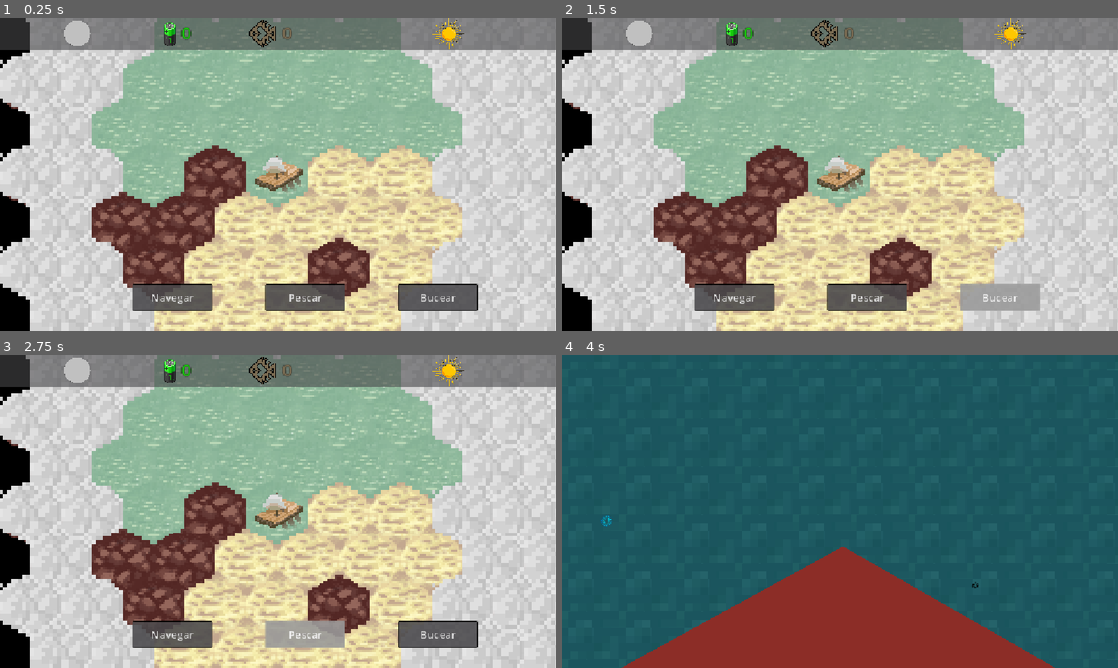
Above: before the commit, frames 1-4 (two rows, left to right).
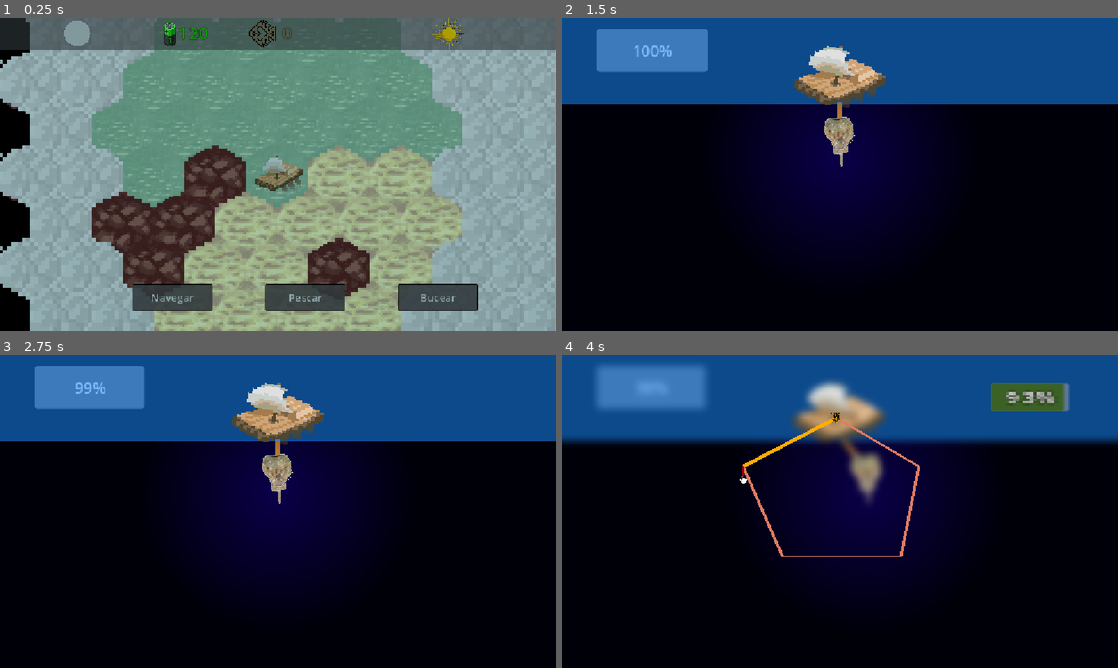
Above: after the commit, the same moments.

Repository: dabantoibarguen/Mullu-PGJ2026
Game: Godot game, scene res://navegacion/navegacion.tscn
The game is run twice, just before and just after one commit, with the same random seed, the same clock (stepped at 60 frames per second) and the same inputs. The engine's default icon, where the game draws it, is replaced by a stand-in: a white triangle on a blue panel in a dark square.
Inputs (mouse positions are in pixels of both pictures, inside the frame that each line leads up to):
- Up to frame 1 (0.25 s): no input
- Up to frame 2 (1.5 s): click "Navegar" at 0.5 s; click "Bucear" at 1.25 s
- Up to frame 3 (2.75 s): click (305, 633) at 2 s, where only the run before the commit has a clickable "Pescar"
- Up to frame 4 (4 s): tap Enter at 2.75 s; move the mouse to (962, 495) at 2.77 s; hold Right (ui_right) 2.78-3.53 s; tap P at 2.85 s; tap Space at 3.02, 3.32, 3.77, 3.8 s; tap B at 3.05, 3.6 s; move the mouse to (728, 527) at 3.52 s; hold Down (ui_down) from 3.53 s (still down)

The runs differ from the first frame. In frame 1, 96% of the frame differs, in the area x 0-100%, y 0-100%; in frame 2, 98%; in frame 3, 98%; in frame 4, 100%.

Commit message:
Cambio de hora preliminar

Diff:
--- a/navegacion/barco/barco.gd
+++ b/navegacion/barco/barco.gd
@@ -3,7 +3,6 @@
 @onready var target = global_position
 @onready var oceanMap = %OceanMap
 @onready var label = $Label
-@onready var energyText = %TotalEnergy
 @onready var sprite = $Sprite2D
 @onready var camara = %CamaraBarco
 
@@ -11,12 +10,10 @@
 var cur_coords
 var vision_range = 3
 
-
 # Called when the node enters the scene tree for the first time.
 func _ready():
 	cur_coords = oceanMap.local_to_map(global_position)
 	target = oceanMap.map_to_local(cur_coords)
-	energyText.text = "30/30"
 	sprite.play("default")
 
 func _physics_process(_delta):
--- a/navegacion/barco/barco.tscn
+++ b/navegacion/barco/barco.tscn
@@ -2,7 +2,6 @@
 
 [ext_resource type="Script" uid="uid://dkepfco4hu80c" path="res://navegacion/barco/barco.gd" id="1_0j4b5"]
 [ext_resource type="Texture2D" uid="uid://c3i8jvr4fu61" path="res://navegacion/assets/tiles1.png" id="2_in4ql"]
-[ext_resource type="Script" uid="uid://b3o4jb5p0ogjk" path="res://navegacion/energy_bar.gd" id="3_in4ql"]
 
 [sub_resource type="AtlasTexture" id="AtlasTexture_l6lay"]
 atlas = ExtResource("2_in4ql")
@@ -26,22 +25,6 @@
 "speed": 5.0
 }]
 
-[sub_resource type="StyleBoxFlat" id="StyleBoxFlat_ikwup"]
-bg_color = Color(0.6, 0.6, 0.6, 0.5647059)
-corner_radius_top_left = 1
-corner_radius_top_right = 1
-corner_radius_bottom_right = 1
-corner_radius_bottom_left = 1
-corner_detail = 1
-
-[sub_resource type="StyleBoxFlat" id="StyleBoxFlat_hmh62"]
-bg_color = Color(0.23234186, 0.3797774, 0.14444149, 1)
-corner_radius_top_left = 1
-corner_radius_top_right = 1
-corner_radius_bottom_right = 1
-corner_radius_bottom_left = 1
-corner_detail = 1
-
 [sub_resource type="LabelSettings" id="LabelSettings_0j4b5"]
 line_spacing = 2.0
 outline_size = 2
@@ -60,47 +43,6 @@
 scale = Vector2(2, 2)
 zoom = Vector2(4, 4)
 
-[node name="Control" type="Control" parent="." unique_id=357887259]
-visible = false
-layout_mode = 3
-anchors_preset = 0
-offset_left = 21.5
-offset_top = -16.0
-offset_right = 21.5
-offset_bottom = -16.0
-script = ExtResource("3_in4ql")
-
-[node name="EnergyBar" type="ProgressBar" parent="Control" unique_id=1935209767]
-unique_name_in_owner = true
-z_index = 3
-texture_filter = 1
-texture_repeat = 1
-layout_mode = 0
-offset_left = -9.5
-offset_right = 22.720001
-offset_bottom = 18.0
-scale = Vector2(0.6825464, 0.30883816)
-theme_override_constants/outline_size = 2
-theme_override_font_sizes/font_size = 10
-theme_override_styles/background = SubResource("StyleBoxFlat_ikwup")
-theme_override_styles/fill = SubResource("StyleBoxFlat_hmh62")
-max_value = 30.0
-step = 0.0
-value = 30.0
-show_percentage = false
-
-[node name="TotalEnergy" type="Label" parent="Control" unique_id=648402243]
-unique_name_in_owner = true
-z_index = 3
-layout_mode = 0
-offset_left = -7.0
-offset_right = 81.73519
-offset_bottom = 50.574646
-scale = Vector2(0.2084855, 0.10875016)
-label_settings = SubResource("LabelSettings_0j4b5")
-horizontal_alignment = 1
-vertical_alignment = 1
-
 [node name="Label" type="Label" parent="." unique_id=74161993]
 z_index = 6
 offset_left = -36.5
--- a/navegacion/control-navegacion.gd
+++ b/navegacion/control-navegacion.gd
@@ -1,5 +1,50 @@
 extends Node2D
 
-# Make a loading screen before showing the elements.
+@onready var main = %OceanMap
+@onready var menu = %NavMenu
+@onready var mLight = $MorningLight
+@onready var aLight = $AfternoonLight
+@onready var nLight = $NightLight
 
-var energy: int = 50
+var pescado = 0
+var mullu = 0
+
+var temperatura = 0
+var hora = 0
+var profundidad # Sacar esto del tile del barco
+
+var energy: int = 120:
+	set(e):
+		energy = e
+		menu.update_energy(e)
+		if(energy <= 40 and hora == 1):
+			hora = 2
+			cambio_noche()
+		elif(energy <= 80 and hora == 0):
+			hora = 1
+			cambio_tarde()
+# 80-120 mañana
+# 40-79 tarde
+# 0-39 noche
+
+func _ready() -> void:
+	menu.update_energy(energy)
+
+func cambio_tarde():
+	mLight.visible = false
+	aLight.visible = true
+	nLight.visible = false
+
+func cambio_noche():
+	mLight.visible = false
+	aLight.visible = false
+	nLight.visible = true
+
+func menu_nav():
+	main.navegar()
+
+func menu_psc():
+	main.pescar()
+
+func menu_bco():
+	main.bucear()
--- /dev/null
+++ b/navegacion/nav_menu.gd
@@ -0,0 +1,25 @@
+extends CanvasLayer
+
+@onready var navBtn = $Nav
+@onready var pescaBtn = $Psc
+@onready var buceoBtn = $Bco
+@onready var energyText = $EnergyL
+
+func _ready() -> void:
+	pass
+
+func _on_nav_pressed() -> void:
+	get_tree().current_scene.menu_nav()
+
+func _on_psc_pressed() -> void:
+	get_tree().current_scene.menu_psc()
+
+
+func _on_bco_pressed() -> void:
+	get_tree().current_scene.menu_bco()
+
+func time_change(time):
+	print(time)
+
+func update_energy(energy):
+	energyText.text = str(energy)
--- a/navegacion/nav_menu.tscn
+++ b/navegacion/nav_menu.tscn
@@ -1,5 +1,6 @@
 [gd_scene format=3 uid="uid://dmpgjq1kutci1"]
 
+[ext_resource type="Script" uid="uid://0o5t78kf2epd" path="res://navegacion/nav_menu.gd" id="1_0lkfs"]
 [ext_resource type="Texture2D" uid="uid://cnc18lifdcb47" path="res://navegacion/assets/pescao.png" id="1_ux2aw"]
 [ext_resource type="Shader" uid="uid://iycku3vvv3ek" path="res://navegacion/black_border.gdshader" id="1_xufwd"]
 [ext_resource type="Texture2D" uid="uid://h34jgkfrjubu" path="res://navegacion/assets/temp.webp" id="2_8mrxu"]
@@ -19,8 +20,30 @@
 corner_radius_bottom_right = 1
 corner_radius_bottom_left = 1
 
+[sub_resource type="StyleBoxFlat" id="StyleBoxFlat_0lkfs"]
+bg_color = Color(0, 0.36078432, 0.0627451, 0.7882353)
+border_width_left = 1
+border_width_top = 1
+border_width_right = 1
+border_width_bottom = 1
+corner_radius_top_left = 1
+corner_radius_top_right = 1
+corner_radius_bottom_right = 1
+corner_radius_bottom_left = 1
+
 [sub_resource type="StyleBoxFlat" id="StyleBoxFlat_gv1x1"]
 bg_color = Color(0.6, 0.6, 0.6, 0.8862745)
+corner_radius_top_left = 1
+corner_radius_top_right = 1
+corner_radius_bottom_right = 1
+corner_radius_bottom_left = 1
+
+[sub_resource type="StyleBoxFlat" id="StyleBoxFlat_asrx5"]
+bg_color = Color(0, 0.53333336, 0.10980392, 0.85490197)
+border_width_left = 1
+border_width_top = 1
+border_width_right = 1
+border_width_bottom = 1
 corner_radius_top_left = 1
 corner_radius_top_right = 1
 corner_radius_bottom_right = 1
@@ -37,6 +60,7 @@
 [node name="NavMenu" type="CanvasLayer" unique_id=703825542]
 scale = Vector2(1.1, 1.1)
 transform = Transform2D(1.1, 0, 0, 1.1, 0, 0)
+script = ExtResource("1_0lkfs")
 
 [node name="Nav" type="Button" parent="." unique_id=715979576]
 offset_left = 250.0
@@ -45,28 +69,35 @@
 offset_bottom = 550.90906
 theme_override_font_sizes/font_size = 20
 theme_override_styles/normal = SubResource("StyleBoxFlat_in4ql")
+theme_override_styles/pressed = SubResource("StyleBoxFlat_0lkfs")
 theme_override_styles/hover = SubResource("StyleBoxFlat_gv1x1")
+theme_override_styles/hover_pressed = SubResource("StyleBoxFlat_asrx5")
+toggle_mode = true
 text = "Navegar"
 
-[node name="Psc" type="Button" parent="." unique_id=434671278]
+[node name="Psc" type="Button" parent="." unique_id=63243704]
+offset_left = 500.0
+offset_top = 500.9091
+offset_right = 650.0
+offset_bottom = 550.90906
+theme_override_font_sizes/font_size = 20
+theme_override_styles/normal = SubResource("StyleBoxFlat_in4ql")
+theme_override_styles/pressed = SubResource("StyleBoxFlat_0lkfs")
+theme_override_styles/hover = SubResource("StyleBoxFlat_gv1x1")
+theme_override_styles/hover_pressed = SubResource("StyleBoxFlat_0lkfs")
+text = "Pescar"
+
+[node name="Bco" type="Button" parent="." unique_id=434671278]
 offset_left = 750.0
 offset_top = 500.9091
 offset_right = 900.0
 offset_bottom = 550.90906
 theme_override_font_sizes/font_size = 20
 theme_override_styles/normal = SubResource("StyleBoxFlat_in4ql")
+theme_override_styles/pressed = SubResource("StyleBoxFlat_0lkfs")
 theme_override_styles/hover = SubResource("StyleBoxFlat_gv1x1")
+theme_override_styles/hover_pressed = SubResource("StyleBoxFlat_0lkfs")
 text = "Bucear"
-
-[node name="Bco" type="Button" parent="." unique_id=63243704]
-offset_left = 500.0
-offset_top = 500.9091
-offset_right = 650.0
-offset_bottom = 550.90906
-theme_override_font_sizes/font_size = 20
-theme_override_styles/normal = SubResource("StyleBoxFlat_in4ql")
-theme_override_styles/hover = SubResource("StyleBoxFlat_gv1x1")
-text = "Pescar"
 
 [node name="ColorRect" type="ColorRect" parent="." unique_id=1925910099]
 offset_right = 1200.0
@@ -102,7 +133,6 @@
 theme_override_colors/font_outline_color = Color(0, 0, 0, 1)
 theme_override_constants/outline_size = 2
 theme_override_font_sizes/font_size = 20
-text = "0"
 horizontal_alignment = 1
 vertical_alignment = 1
 
@@ -126,3 +156,7 @@
 position = Vector2(843.63635, 29.09091)
 scale = Vector2(0.1791027, 0.16637245)
 texture = ExtResource("4_hjbyo")
+
+[connection signal="pressed" from="Nav" to="." method="_on_nav_pressed"]
+[connection signal="pressed" from="Psc" to="." method="_on_psc_pressed"]
+[connection signal="pressed" from="Bco" to="." method="_on_bco_pressed"]
--- a/navegacion/navegacion.tscn
+++ b/navegacion/navegacion.tscn
@@ -78,6 +78,22 @@
 tile_size = Vector2i(32, 32)
 sources/2 = SubResource("TileSetAtlasSource_hs310")
 
+[sub_resource type="Gradient" id="Gradient_yl48w"]
+offsets = PackedFloat32Array(0, 0.16981132)
+colors = PackedColorArray(1, 1, 1, 0.39215687, 1, 1, 1, 0.37254903)
+
+[sub_resource type="GradientTexture2D" id="GradientTexture2D_nlynv"]
+gradient = SubResource("Gradient_yl48w")
+fill_from = Vector2(0.8352941, 1)
+fill_to = Vector2(0.84117645, 0)
+
+[sub_resource type="Gradient" id="Gradient_0jc1b"]
+offsets = PackedFloat32Array(0, 0.24528302)
+colors = PackedColorArray(1, 1, 1, 0.4, 1, 1, 1, 0.4)
+
+[sub_resource type="GradientTexture2D" id="GradientTexture2D_yl48w"]
+gradient = SubResource("Gradient_0jc1b")
+
 [node name="Navegacion" type="Node2D" unique_id=61363761]
 script = ExtResource("1_pjk8q")
 
@@ -109,4 +125,30 @@
 tile_map_data = PackedByteArray("AAACAPP/AgAAAAMAAAAAAPH/AgAAAAMAAAD9//L/AgAAAAMAAAD8//H/AgAAAAMAAAAFAPP/AgAAAAMAAAAGAP …(416 unchanged characters)…
 tile_set = SubResource("TileSet_f5k2l")
 occlusion_enabled = false
-script = ExtResource("2_sux3w")
+
+[node name="MorningLight" type="PointLight2D" parent="." unique_id=993326913]
+position = Vector2(383, -395)
+scale = Vector2(19.859373, 15.187499)
+color = Color(0.12156863, 0.43529412, 0.49019608, 1)
+blend_mode = 2
+range_layer_max = 2
+texture = SubResource("GradientTexture2D_nlynv")
+
+[node name="AfternoonLight" type="PointLight2D" parent="." unique_id=47349244]
+visible = false
+position = Vector2(383, -395)
+scale = Vector2(19.859373, 15.187499)
+color = Color(0.8509804, 0.22745098, 0.11764706, 1)
+blend_mode = 2
+range_layer_max = 2
+texture = SubResource("GradientTexture2D_yl48w")
+
+[node name="NightLight" type="PointLight2D" parent="." unique_id=227851107]
+visible = false
+position = Vector2(383, -395)
+scale = Vector2(19.859373, 15.187499)
+color = Color(0.81130683, 0.8735358, 0.51875484, 1)
+energy = 2.0
+blend_mode = 1
+range_layer_max = 2
+texture = SubResource("GradientTexture2D_nlynv")
--- a/navegacion/navegar.gd
+++ b/navegacion/navegar.gd
@@ -10,9 +10,11 @@
 @onready var tree = get_tree()
 @onready var navMenu = %NavMenu
 
+var tile_cost = 2
+# Update with blessings and/or other perks
+
 var painted_tiles = []
 
-var source_id = 2 # hard-coded. Keep up to date
 var hovered_cell = Vector2i(99, 99)
 var unhovered_cell = Vector2i(99, 99)
 var oldTracer = Line2D.new()
@@ -92,8 +94,7 @@
 						moving = true
 						remove_child(oldTracer)
 						for tile in move_path:
-							nav.energy-=1
-							boat.energyText.text = str(nav.energy)	+ "/" + str(30)
+							nav.energy-= tile_cost
 							boat.target = map_to_local(tile)
 							fog.clear_cells(tile)
 							# make this based on the time needed to move
@@ -106,22 +107,6 @@
 					else:
 						boat.label.text = "Invalido"
 
-	elif ev is InputEventKey and ev.is_pressed() and not ev.is_echo():
-		if ev.keycode == KEY_SPACE:
-			move_action = !move_action
-			boat.label.text = ""
-			remove_child(oldTracer)
-			unhovered_cell = hovered_cell
-		elif ev.keycode == KEY_P:
-			var pescar = pesca_game.instantiate()
-			pause_nav()
-			pescar.connect("resultado_pesca", add_fish)
-			nav.add_sibling(pescar)
-		elif ev.keycode == KEY_B:
-			var buceo = buceo_game.instantiate()
-			pause_nav()
-			buceo.connect("resultado_buceo", add_mullu)
-			nav.add_sibling(buceo)
 
 func pause_nav():
 	standby = true
@@ -145,17 +130,36 @@
 	resume_nav()
 	print(total_mullu)
 
+# ------ Button functions -------
+func navegar():
+	move_action = !move_action
+	boat.label.text = ""
+	remove_child(oldTracer)
+	unhovered_cell = hovered_cell
+
+func pescar():
+	var pescar = pesca_game.instantiate()
+	pause_nav()
+	pescar.connect("resultado_pesca", add_fish)
+	nav.add_sibling(pescar)
+
+func bucear():
+	var buceo = buceo_game.instantiate()
+	pause_nav()
+	buceo.connect("resultado_buceo", add_mullu)
+	nav.add_sibling(buceo)
+
 
 func _physics_process(_delta: float) -> void:
 	if (move_action):
-		hovered_cell = local_to_map(get_global_mouse_position())
+		hovered_cell = self.local_to_map(get_global_mouse_position())
 		var msg = ""
 		if(standby or moving or fog.get_cell_source_id(hovered_cell) != -1):
 			remove_child(oldTracer)
 			boat.label.text = msg
 			unhovered_cell = hovered_cell
 			return
-		var cell_atlas = get_cell_atlas_coords(hovered_cell)
+		var cell_atlas = self.get_cell_atlas_coords(hovered_cell)
 		if(!moving and path_to_target == []):
 			# Finding the path ahead of time to get the navigated distance
 			if cell_atlas in invalid_tiles:
--- a/pesca/indicadores_pesca.gd
+++ b/pesca/indicadores_pesca.gd
@@ -9,7 +9,7 @@
 func _ready() -> void:
 	catch.wait_time = 1
 	anim.play("Spin")
-	timer.wait_time = 10
+	timer.wait_time = 1.5
 	timer.start()
 
 func _on_body_entered(body: Node2D) -> void:
--- a/pesca/overlay/barra_pesca.gd
+++ b/pesca/overlay/barra_pesca.gd
@@ -32,7 +32,7 @@
 func start_fishing(origin):
 	controlPesca = origin
 	score = 0
-	gameTimer.wait_time = 10
+	gameTimer.wait_time = 17
 	gameTimer.start()
 	green.position = green_starting
 	timer.start()
@@ -57,7 +57,7 @@
 func move_green():
 	var rand_targ = randf_range(highest_point, lowest_point-green_h)
 	var target = min(green.position.y - rand_targ, size.y/2)
-	var time = 10*green_time
+	var time = 17*green_time
 	for i in range(time):
 		green.position.y -= (target)/(time)
 		await get_tree().create_timer(0.08).timeout
--- a/pesca/overlay/barra_pesca.tscn
+++ b/pesca/overlay/barra_pesca.tscn
@@ -30,7 +30,7 @@
 layout_mode = 0
 offset_top = 18.0
 offset_right = 10.0
-offset_bottom = 26.0
+offset_bottom = 28.0
 color = Color(0.09320182, 0.5281222, 0, 1)
 
 [node name="Pescando" type="Timer" parent="BarraPesca" unique_id=1453420726]
Not shown, added: navegacion/nav_menu.gd.uid
